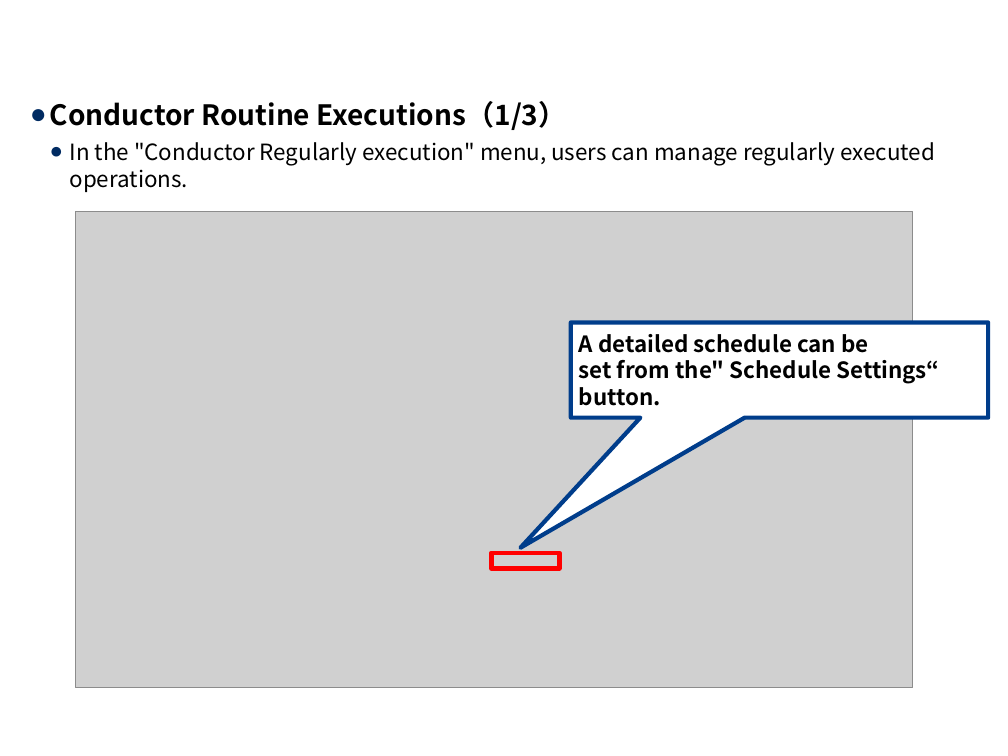
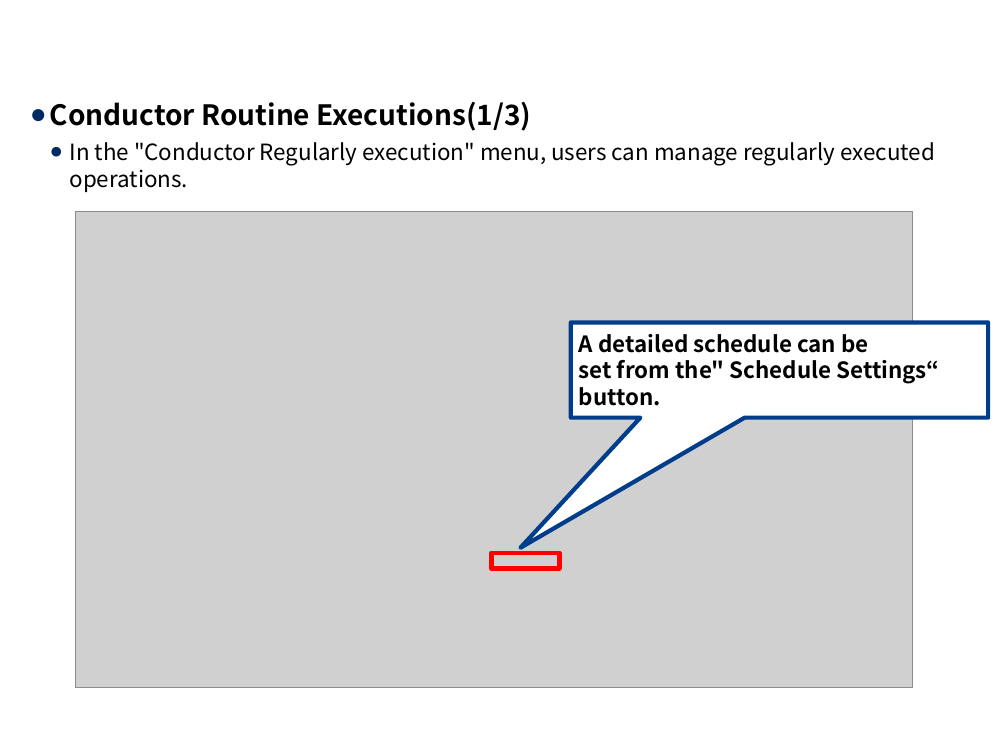
Before and after one commit to exastro-suite/it-automation-docs, a slide deck: slide 17 of asset/Learn/ITA-Conductor_en.pptx. Drawn at 1008x756 pixels with LibreOffice and Linux fonts; fonts in the diff are those of the drawing; grey boxes stand for pictures; background and template pictures are left out. Boxes give left, top, right and bottom in pixels: in the first picture for what was removed or moved away, otherwise in the second. Text is boxed around its words. In the diff, an @@ line names an element or a change of style, - is before the commit and + after.

```diff
--- a/asset/Learn/ITA-Conductor_en.pptx
+++ b/asset/Learn/ITA-Conductor_en.pptx
@@ text at <box>50,102,532,131</box>: text changed @@
-● Conductor Routine Executions（1/3）
+● Conductor Routine Executions(1/3)
```
Also in this commit, not shown: 17 other slides changed, 12 other files.
